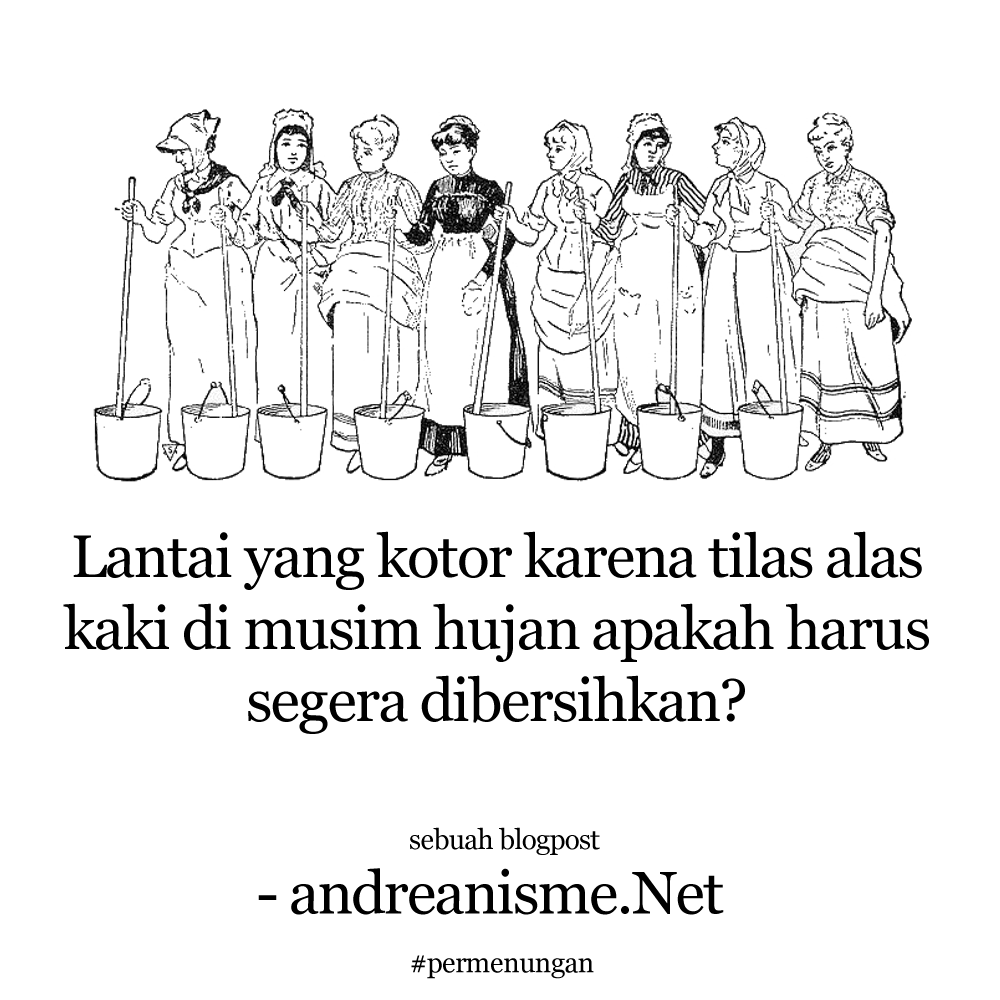
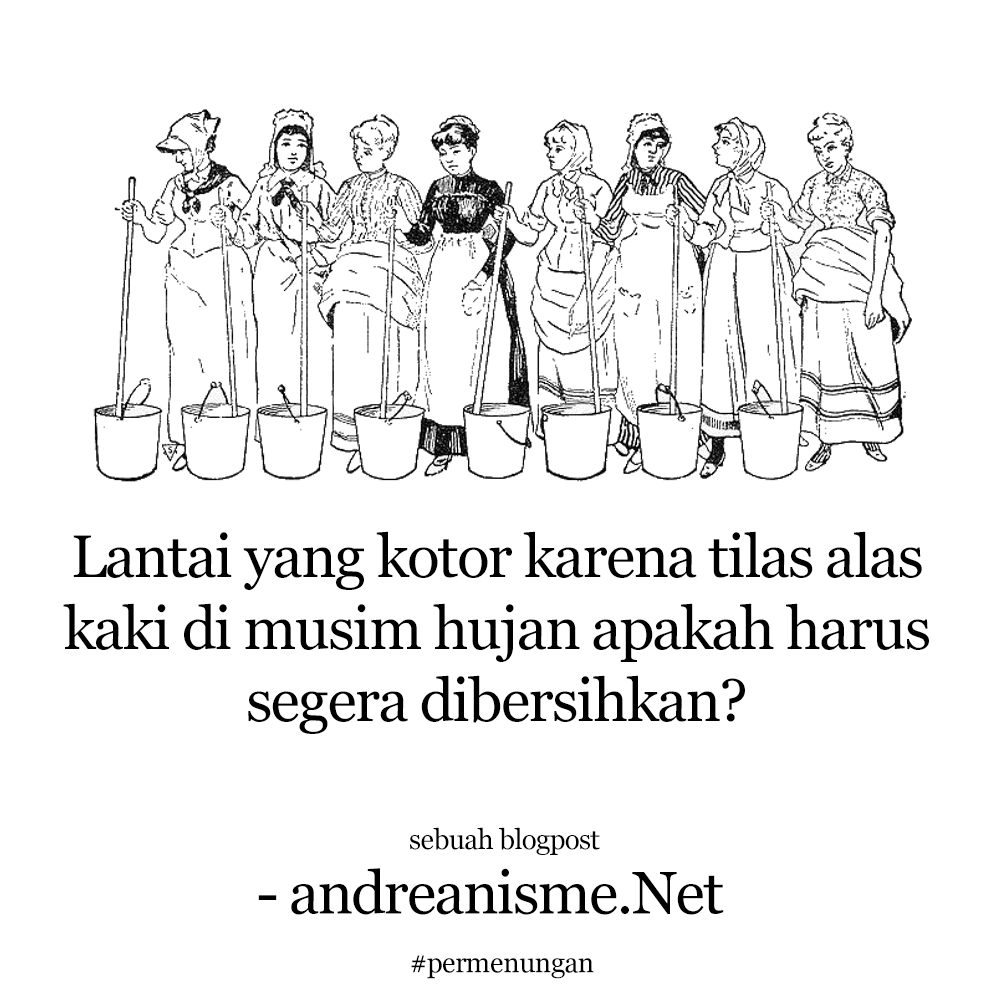
The second 1000 x 1000 image is a revision of the first. Changes to its layers:
showed "Color Fill 1" over bbox(63, 531, 929, 979)
